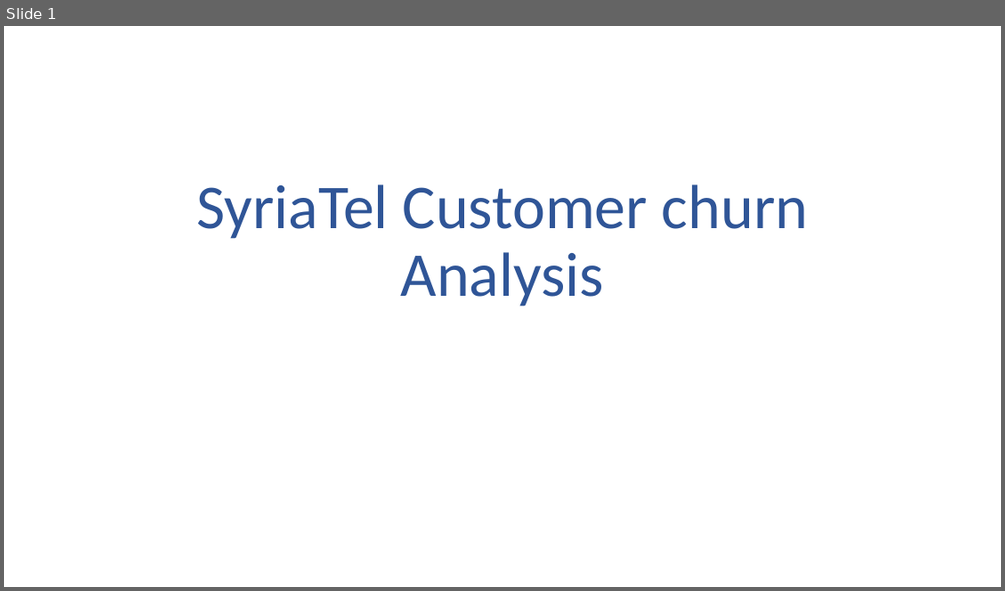
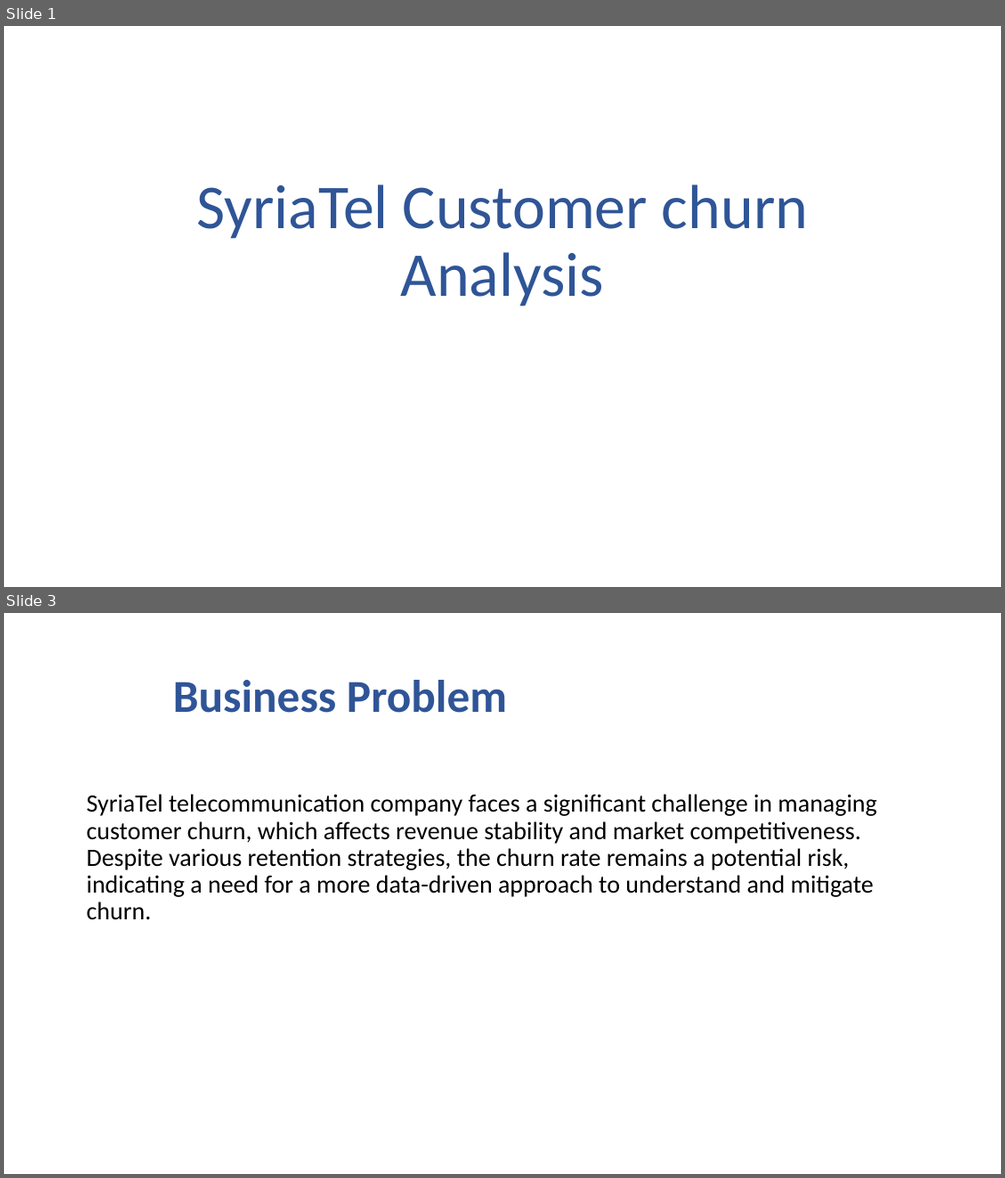
Before and after one commit to Judykoech/SyriaTel-Churn_project, a slide deck: SyriaTel Customer churn Analysis.pptx. Shown one above the other, each under a label of ours: slide 1 before the commit, slides 1 and 3 after it; the slides between them are not shown. The pictures are 1005x591 and 1005x1178 pixels, drawn with LibreOffice and Linux fonts; fonts in the diff are those of the drawing. Boxes give left, top, right and bottom in pixels: in the first picture for what was removed or moved away, otherwise in the second. Text is boxed around its words. In the diff, an @@ line names an element or a change of style, - is before the commit and + after.

```diff
--- a/SyriaTel Customer churn Analysis.pptx
+++ b/SyriaTel Customer churn Analysis.pptx
@@ slide 3 added at bbox=[4, 613, 1001, 1174], background #FFFFFF @@
@@ title added at bbox=[173, 680, 507, 713], 44 pt, text #2F5597, bold @@
+Business Problem
@@ text added at bbox=[87, 794, 876, 920], 24 pt, text #000000 @@
+SyriaTel telecommunication company faces a significant challenge in managing customer churn, which affects revenue stability and market competitiveness. Despite various retention strategies, the churn rate remains a potential risk, indicating a need for a more data-driven approach to understand and mitigate churn.
```
Also in this commit, not shown: 7 other slides added, 5 other files.
